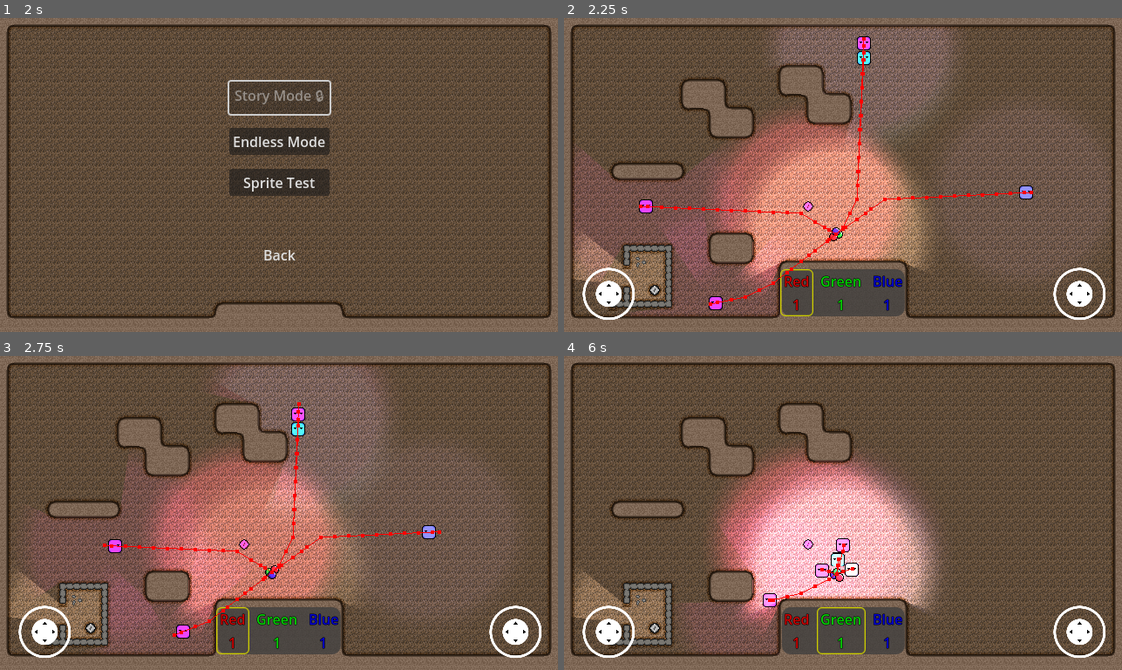
Above: before the commit, frames 1-4 (two rows, left to right).
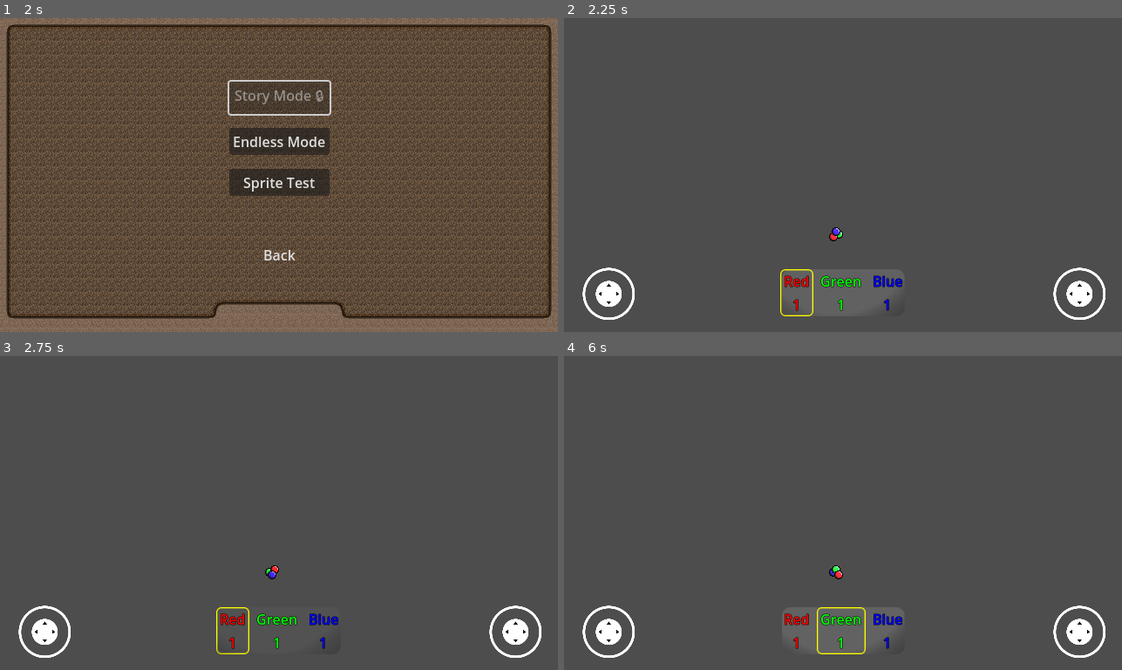
Above: after the commit, the same moments.

Repository: Degenerate-Games/shadows-below
Game: Godot game, scene res://scenes/menus/main_menu.tscn
The game is run twice, just before and just after one commit, with the same random seed, the same clock (stepped at 60 frames per second) and the same inputs.
Inputs (mouse positions are in pixels of both pictures, inside the frame that each line leads up to):
- Up to frame 1 (2 s): click (279, 206) at 0.5 s; click (279, 206) at 1.25 s
- Up to frame 2 (2.25 s): click "Endless Mode" at 2 s
- Up to frame 3 (2.75 s): no input
- Up to frame 4 (6 s): move the mouse to (965, 497) at 2.77 s; hold L (mixing_ui_right) 2.78-3.5 s; click (965, 497) at 2.92 s; drag from (731, 528) to (837, 572) at 3.52 s; move the mouse to (898, 443) at 4.27 s; hold L (mixing_ui_right) 4.28-5 s; drag from (815, 575) to (675, 465) at 5.02 s; move the mouse to (1010, 560) at 5.77 s; hold J (mixing_ui_left) from 5.78 s (still down)

Frame 1 is identical in both runs. In frame 2, 82% of the frame differs, in the area x 0-100%, y 0-100%; in frame 3, 80%; in frame 4, 86%.
Error after the commit: Invalid access to property or key 'shadow_collected' on a base object of type 'CharacterBody2D (player.gd)'. (res://scripts/level_generator.gd:72)

Commit message:
Restrict number of available charges and add the ability to collect more

Diff:
--- a/scripts/level_generator.gd
+++ b/scripts/level_generator.gd
@@ -67,8 +67,9 @@
 	print("Placing Player")
 	var player = get_node("/root/Endless/Player")
 	player.position = Vector2i(19, 15) * tile_map.tile_set.tile_size + tile_map.tile_set.tile_size / 2
-	get_node("/root/Endless/HUD/ColorMixingUI").color_changed.connect(player._on_color_mixing_ui_color_changed)
+	hud.get_node("ColorMixingUI").color_changed.connect(player._on_color_mixing_ui_color_changed)
 	player.handle_color_change(get_node("/root/Endless/HUD/ColorMixingUI").get_color())
+	player.shadow_collected.connect(hud.get_node("ColorMixingUI")._on_shadow_collected)
 
 	var key = load("res://scenes/items/key_light.tscn").instantiate()
 	key.position = Vector2i(17, 13) * tile_map.tile_set.tile_size + tile_map.tile_set.tile_size / 2
--- a/scripts/ui/color_mixing_ui.gd
+++ b/scripts/ui/color_mixing_ui.gd
@@ -13,6 +13,7 @@
 
 @export_category("Other")
 @export var delay_timer: Timer
+@export var available_charges: int
 
 signal color_changed
 
@@ -24,6 +25,7 @@
 func _ready():
 	current_panel = red_panel
 	color_changed.emit(get_color())
+	available_charges = 0
 
 # Called every frame. 'delta' is the elapsed time since the previous frame.
 func _process(_delta):
@@ -58,9 +60,11 @@
 		current_panel = next_panel
 
 	var delta = 0
-	if mixing_ui_up:
+	if mixing_ui_up && available_charges > 0:
+		available_charges -= 1
 		delta = 1
 	elif mixing_ui_down:
+		available_charges += 1
 		delta = -1
 
 	if delta != 0 && delay_timer.is_stopped():
@@ -79,3 +83,6 @@
 
 func get_inverse_color() -> Color:
 	return Color(red_value.invert().normalize(), green_value.invert().normalize(), blue_value.invert().normalize())
+
+func _on_shadow_collected():
+	available_charges += 1
